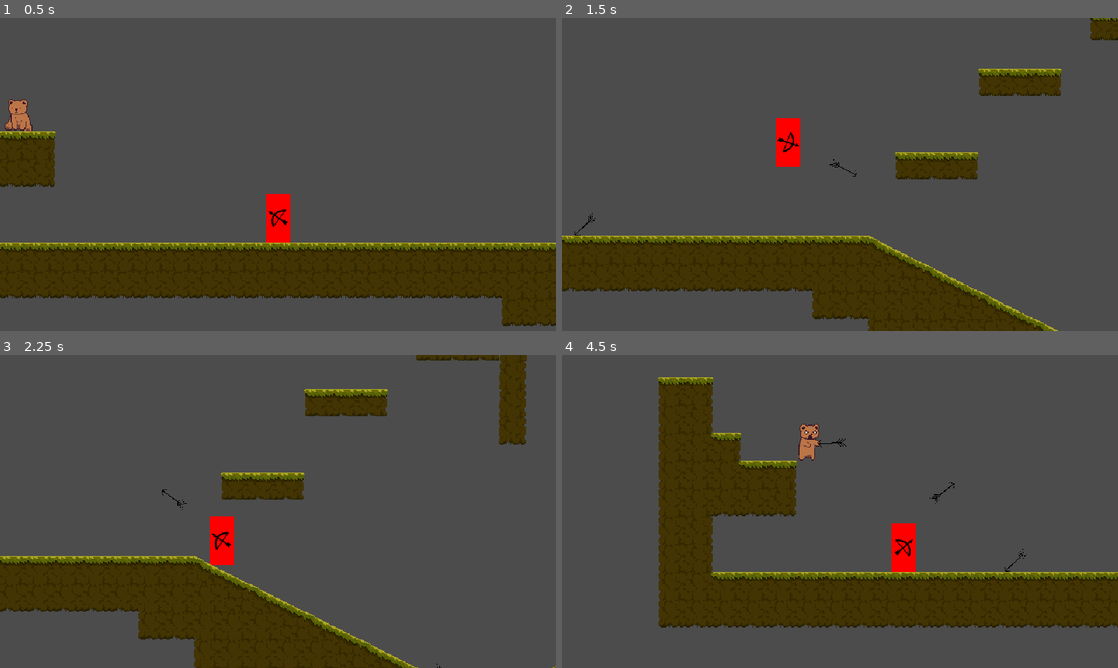
Above: before the commit, frames 1-4 (two rows, left to right).
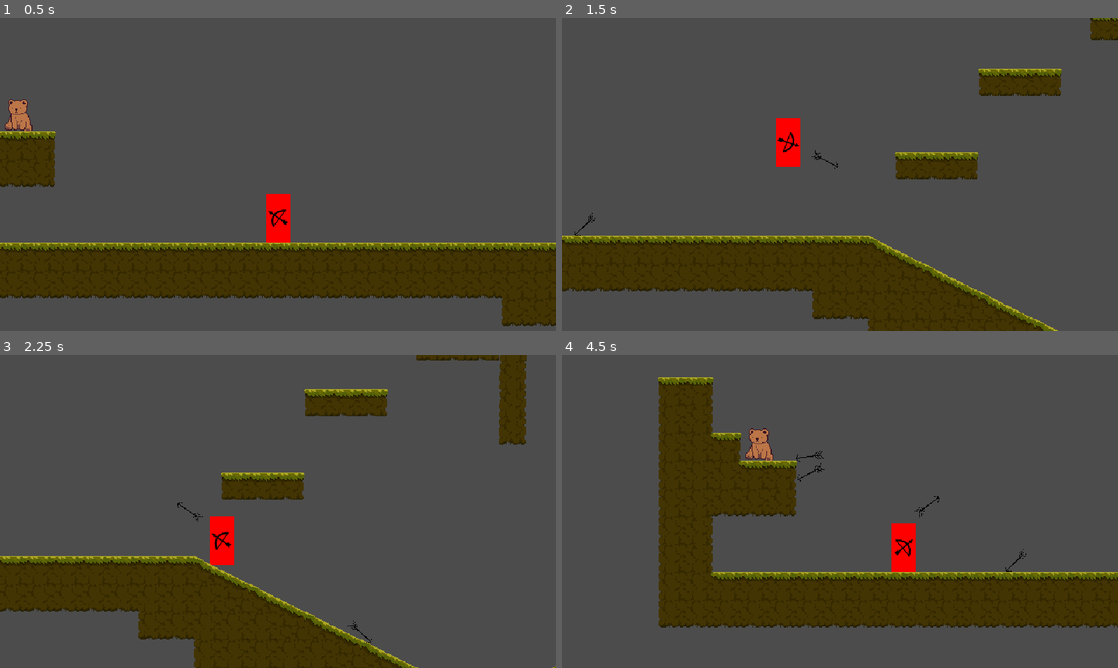
Above: after the commit, the same moments.

Repository: vanjac/wi22jam
Game: Godot game, scene res://placeholder/biggertestlevel.tscn
Two runs of this game, one before a commit and one after it. Both use one fixed random seed, a clock stepped at 60 frames per second and the inputs below.
Inputs (mouse positions are in pixels of both pictures, inside the frame that each line leads up to):
- Up to frame 1 (0.5 s): no input
- Up to frame 2 (1.5 s): move the mouse to (812, 237) at 0.52 s; hold D (right) from 0.53 s (still down); click (812, 237) at 0.6 s; tap Space (jump) at 0.77 s; move the mouse to (1006, 221) at 1.27 s; click (1006, 221) at 1.35 s
- Up to frame 3 (2.25 s): tap Space (jump) at 1.52 s; move the mouse to (111, 464) at 2.02 s; release D (right) at 2.03 s; hold A (left) from 2.03 s (still down); click (111, 464) at 2.1 s
- Up to frame 4 (4.5 s): move the mouse to (867, 511) at 2.77 s; click (867, 511) at 2.85 s; tap Space (jump) at 3.02, 3.77 s; move the mouse to (756, 433) at 3.52 s; click (756, 433) at 3.6 s; move the mouse to (962, 495) at 4.27 s; release A (left) at 4.28 s; hold D (right) from 4.28 s (still down); click (962, 495) at 4.35 s

Frame 1 is identical in both runs. In frame 2, less than 0.1% of the frame differs, in the area x 44-53%, y 42-51%; in frame 3, less than 0.1%; in frame 4, 0.9%, in the area x 33-84%, y 22-70%.

Commit message:
lower shoot speed

Diff:
--- a/bow/Bow.gd
+++ b/bow/Bow.gd
@@ -1,6 +1,6 @@
 extends Node2D
 
-const shoot_speed = 1000
+const shoot_speed = 800
 
 var arrow_scene = preload("res://bow/Arrow.tscn")
 var player
